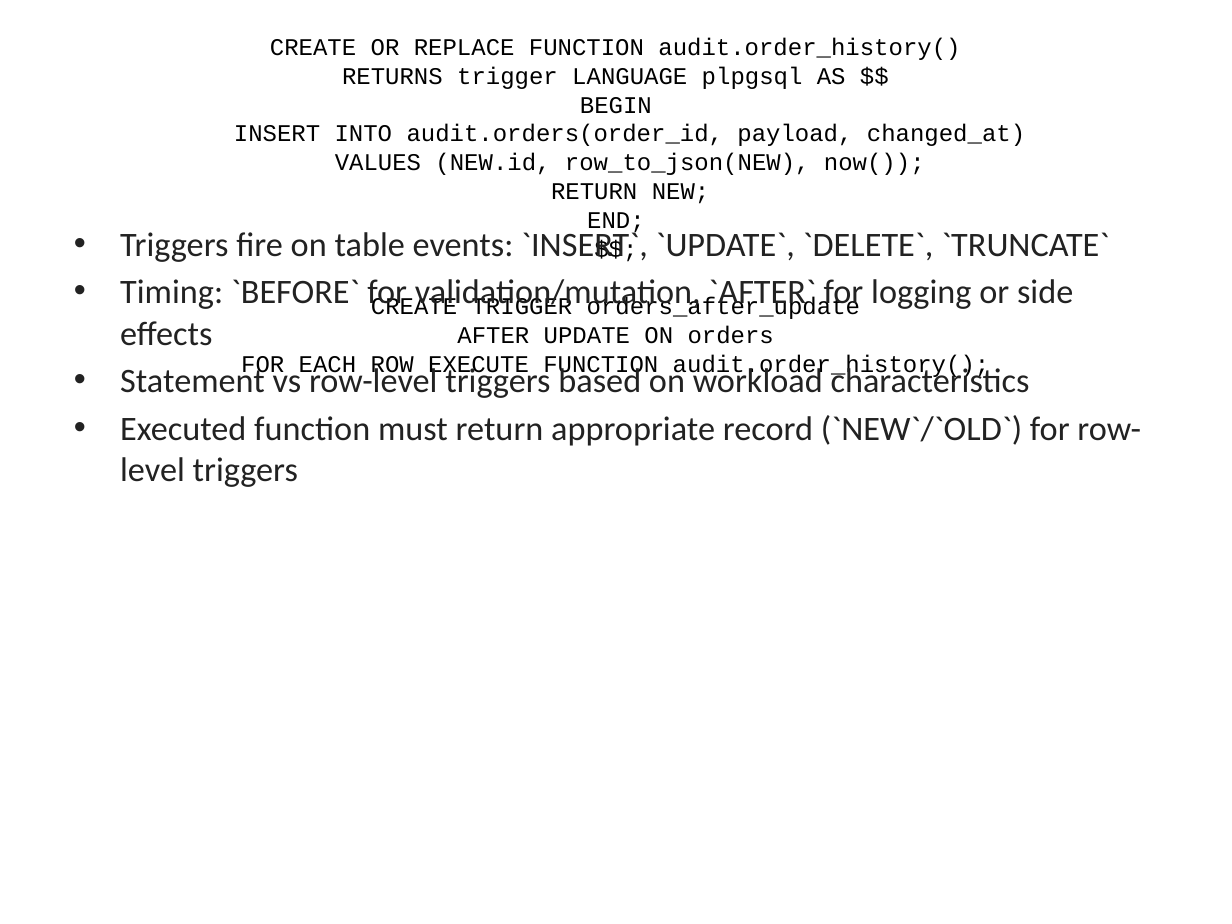
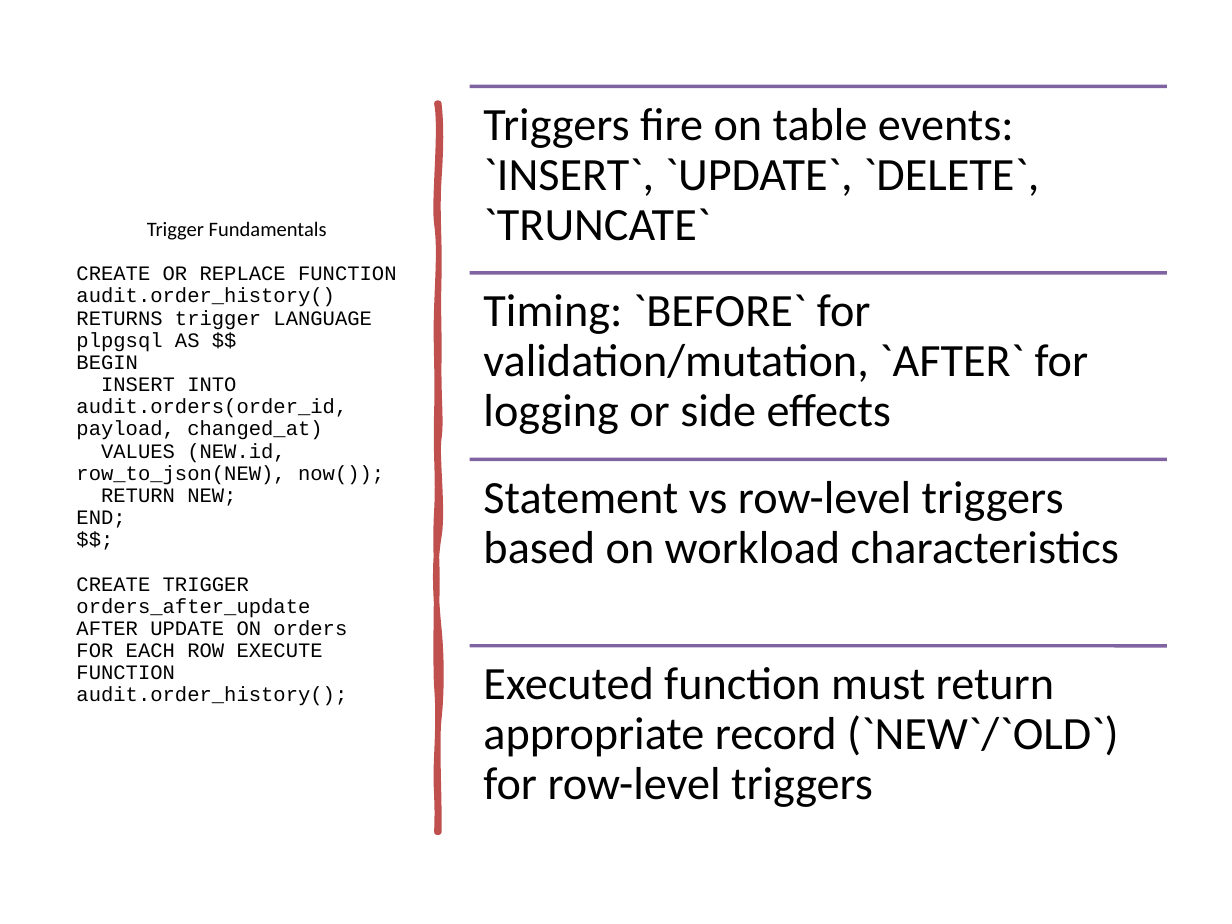
Before and after one commit to lolusername/CST4714_DB_admin, a slide deck: slide 10 of week_4/Week4_Advanced_SQL_Transactions.pptx. Drawn at 1232x924 pixels with LibreOffice and Linux fonts; fonts in the diff are those of the drawing. Boxes give left, top, right and bottom in pixels: in the first picture for what was removed or moved away, otherwise in the second. Text is boxed around its words. In the diff, an @@ line names an element or a change of style, - is before the commit and + after.

```diff
--- a/week_4/Week4_Advanced_SQL_Transactions.pptx
+++ b/week_4/Week4_Advanced_SQL_Transactions.pptx
@@ title "Trigger Fundamentals" moved from (x1=234, y1=38, x2=1025, y2=379) to (x1=76, y1=221, x2=397, y2=706) @@
@@ title "Trigger Fundamentals" at (x1=76, y1=221, x2=397, y2=706): size 44 to 12 pt in "Trigger Fundamentals"; size 14 to 12 pt; line spacing 1 to 0.9; alignment centre to left @@
@@ freeform shape added at (x1=438, y1=103, x2=439, y2=832), fill #C0504D, outline #C0504D 3.25 pt @@
@@ text removed at (x1=120, y1=227, x2=1141, y2=487) @@
-• Triggers fire on table events: `INSERT`, `UPDATE`, `DELETE`, `TRUNCATE`
-• Timing: `BEFORE` for validation/mutation, `AFTER` for logging or side effects
-• Statement vs row-level triggers based on workload characteristics
-• Executed function must return appropriate record (`NEW`/`OLD`) for row-level triggers
@@ group added at (x1=469, y1=86, x2=1167, y2=807): 4 lines, 4 texts @@
+Triggers fire on table events: `INSERT`, `UPDATE`, `DELETE`, `TRUNCATE`
+Timing: `BEFORE` for validation/mutation, `AFTER` for logging or side effects
+Statement vs row-level triggers based on workload characteristics
+Executed function must return appropriate record (`NEW`/`OLD`) for row-level triggers
```
Also in this commit, not shown: 13 other slides changed, 6 other files.
